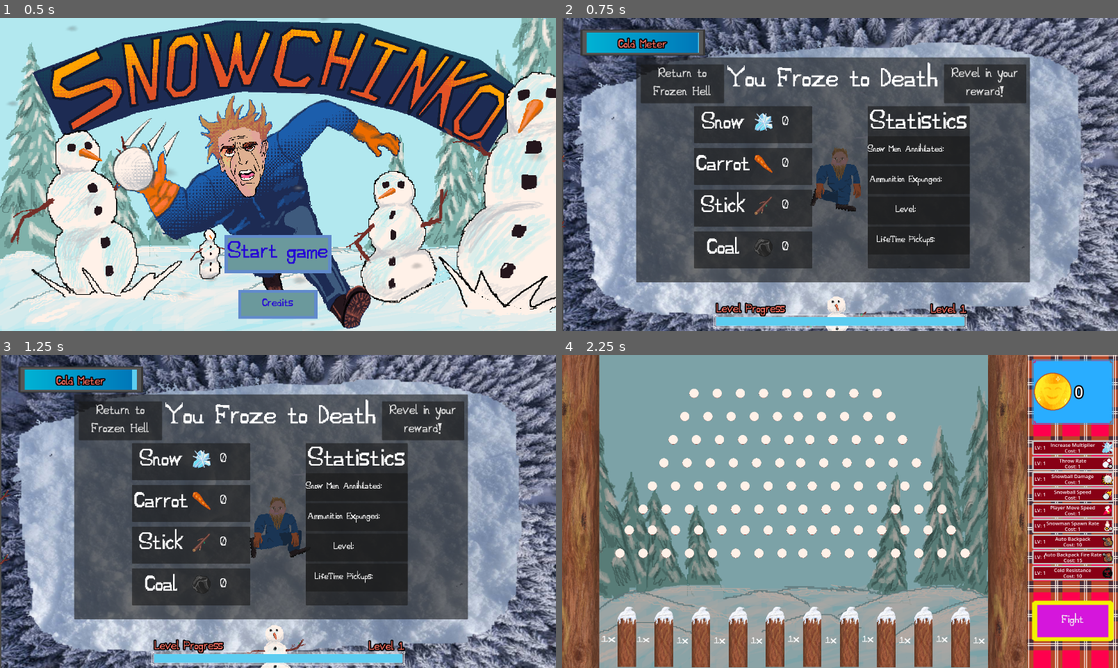
Above: before the commit, frames 1-4 (two rows, left to right).
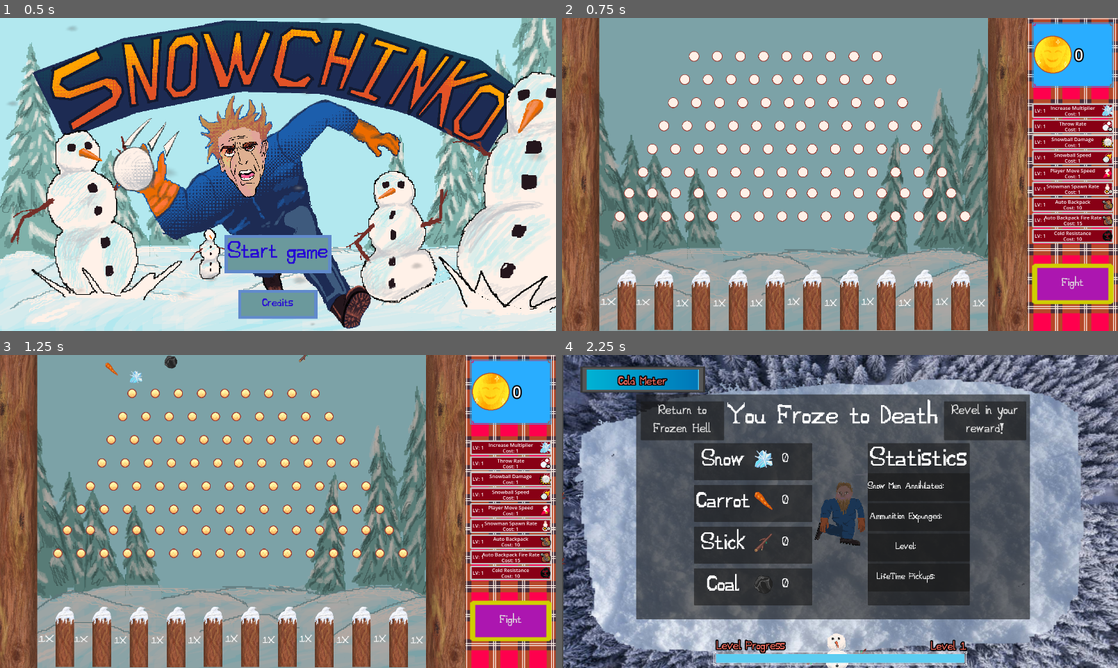
Above: after the commit, the same moments.

Repository: Parker-Vetter/snow-man-brawl
Game: Godot game, scene res://SceneManager/SceneManager.tscn
Same seed, same stepped clock (60 frames per second), same inputs: the game is played once before the commit and once after it.
Inputs (mouse positions are in pixels of both pictures, inside the frame that each line leads up to):
- Up to frame 1 (0.5 s): no input
- Up to frame 2 (0.75 s): click "Start game" at 0.5 s
- Up to frame 3 (1.25 s): no input
- Up to frame 4 (2.25 s): click (984, 420) at 1.25 s, where only the run before the commit has a clickable "Revel in your reward!"; click (1073, 621) at 2 s, where only the run after the commit has a clickable "Fight"

Frame 1 is identical in both runs. In frame 2, 97% of the frame differs, in the area x 0-100%, y 0-100%; in frame 3, 97%; in frame 4, 97%.
Error in both runs: Invalid call. Nonexistent function 'get_collected_object_count' in base 'Nil'. (res://MainGame/UI/death.gd:27)

Commit message:
Switches to PeggleDrop scene and upgrades
- Changes the scene switch to PeggleDrop from mainGame.
- Increases the max level of all upgrade arrays.
- Fixes a typo in the `add_pickup` function.

Diff:
--- a/MainMenu/main_menu.gd
+++ b/MainMenu/main_menu.gd
@@ -8,8 +8,8 @@
 @onready var credits: Node = $Credits
 @onready var spthank : Node = $Spthanks
 func startGame():
-	scene_manager.switch_scene(self, "res://MainGame/Scenes/mainGame.tscn", game_data)
-	#scene_manager.switch_scene(self, "res://PeggleDrop/PeggleDrop.tscn", game_data)
+	#scene_manager.switch_scene(self, "res://MainGame/Scenes/mainGame.tscn", game_data)
+	scene_manager.switch_scene(self, "res://PeggleDrop/PeggleDrop.tscn", game_data)
 	pass
 
 
--- a/SceneManager/GameData/game_data.gd
+++ b/SceneManager/GameData/game_data.gd
@@ -27,7 +27,7 @@
 	collected_objects[id] += amount
 	lifetime_collected_objects[id] += amount
 	resources_collected_this_level += amount
-	lifetime_pickup =+ amount
+	lifetime_pickup = + amount
 	if resources_collected_this_level >= level * 10:
 		ready_for_level_transition = true
 
@@ -83,32 +83,32 @@
 		return throw_rate_upgrades[throw_rate_upgrade_level]
 
 ## Damage of the main snowball
-@export var snowball_damage_upgrades: Array[int] = [1, 2, 3, 4, 5]
-@export var snowball_damage_upgrade_costs: Array[int] = [1, 10, 100, 1500]
+@export var snowball_damage_upgrades: Array[int] = [1, 2, 3, 4, 5, 8, 15, 25, 40, 60, 80, 100, 120, 140, 160, 180, 200, 220, 240, 260, 280, 300, 320, 340, 360, 380, 400, 420, 440, 460, 480, 500, 520, 540, 560, 580, 600, 620, 640, 660, 680, 700, 720, 740, 760, 780, 800, 820, 840, 860, 880, 900, 920, 940, 960, 980, 1000]
+@export var snowball_damage_upgrade_costs: Array[int] = [1, 10, 100, 1500, 3000, 6000, 12000, 24000, 48000, 96000, 192000, 384000, 768000, 1536000, 3072000, 6144000, 12288000, 24576000, 49152000, 98304000]
 @export var snowball_damage_upgrade_level: int = 0;
 var snowball_damage: int:
 	get:
 		return snowball_damage_upgrades[snowball_damage_upgrade_level]
 
 ## Speed of the main snowball
-@export var snowball_speed_upgrades: Array[float] = [150.0, 175.0, 200.0, 225.0, 250.0]
-@export var snowball_speed_upgrade_costs: Array[int] = [1, 10, 100, 1500]
+@export var snowball_speed_upgrades: Array[float] = [150.0, 175.0, 200.0, 225.0, 250.0, 300.0, 350.0, 400.0, 450.0, 500.0, 550.0, 600.0, 650.0, 700.0, 750.0, 800.0, 850.0, 900.0, 950.0, 1000.0]
+@export var snowball_speed_upgrade_costs: Array[int] = [1, 10, 100, 1500, 3000, 6000, 12000, 24000, 48000, 96000, 192000, 384000, 768000, 1536000, 3072000, 6144000, 12288000, 24576000, 49152000, 98304000]
 @export var snowball_speed_upgrade_level: int = 0;
 var snowball_speed: float:
 	get:
 		return snowball_speed_upgrades[snowball_speed_upgrade_level]
 
 ## Move speed of the player
-@export var player_move_speed_upgrades: Array[float] = [100.0, 150.0, 200.0, 300.0, 450.0]
-@export var player_move_speed_upgrade_costs: Array[int] = [1, 10, 100, 1500]
+@export var player_move_speed_upgrades: Array[float] = [100.0, 150.0, 200.0, 300.0, 450.0, 600.0, 750.0, 900.0, 1050.0, 1200.0, 1350.0, 1500.0, 1650.0, 1800.0, 1950.0, 2100.0, 2250.0, 2400.0, 2550.0, 2700.0]
+@export var player_move_speed_upgrade_costs: Array[int] = [1, 10, 100, 1500, 3000, 6000, 12000, 24000, 48000, 96000, 192000, 384000, 768000, 1536000, 3072000, 6144000, 12288000, 24576000, 49152000, 98304000]
 @export var player_move_speed_upgrade_level: int = 0;
 var player_move_speed: float:
 	get:
 		return player_move_speed_upgrades[player_move_speed_upgrade_level]
 
 ## Snowment per second spawn rate
-@export var snowman_spawn_rate_upgrades: Array[float] = [0.2, 0.5, 1.0, 1.5, 2.0]
-@export var snowman_spawn_rate_upgrade_costs: Array[int] = [1, 10, 100, 1500]
+@export var snowman_spawn_rate_upgrades: Array[float] = [0.2, 0.5, 1.0, 1.5, 2.0, 2.5, 3.0, 3.5, 4.0, 4.5, 5.0, 5.5, 6.0, 6.5, 7.0, 7.5, 8.0, 8.5, 9.0, 9.5, 10.0]
+@export var snowman_spawn_rate_upgrade_costs: Array[int] = [1, 10, 100, 1500, 3000, 6000, 12000, 24000, 48000, 96000, 192000, 384000, 768000, 1536000, 3072000, 6144000, 12288000, 24576000, 49152000, 98304000]
 @export var snowman_spawn_rate_upgrade_level: int = 0;
 var snowman_spawn_rate: float:
 	get:
@@ -122,8 +122,8 @@
 		return auto_backpack_upgrades[auto_backpack_upgrade_level]
 
 ## Snowballs per second for the auto backpack
-@export var auto_backpack_fire_rate_upgrades: Array[float] = [0.5, 0.75, 1.0, 1.25, 1.5]
-@export var auto_backpack_fire_rate_upgrade_costs: Array[int] = [15, 30, 60, 120, 240]
+@export var auto_backpack_fire_rate_upgrades: Array[float] = [0.5, 0.75, 1.0, 1.25, 1.5, 1.75, 2.0, 2.25, 2.5, 2.75, 3.0, 3.25, 3.5, 3.75, 4.0, 4.25, 4.5, 4.75, 5.0, 5.25, 5.5, 5.75, 6.0, 6.25, 6.5, 6.75, 7.0, 7.25, 7.5, 7.75, 8.0, 8.25, 8.5, 8.75, 9.0, 9.25, 9.5, 9.75, 10.0]
+@export var auto_backpack_fire_rate_upgrade_costs: Array[int] = [15, 30, 60, 120, 240, 400, 600, 800, 1000, 1200, 1400, 1600, 1800, 2000, 2200, 2400, 2600, 2800, 3000, 3200, 3400, 3600, 3800, 4000, 4200, 4400, 4600, 4800, 5000, 5200, 5400, 5600, 5800, 6000, 6200, 6400, 6600, 6800, 7000]
 @export var auto_backpack_fire_rate_upgrade_level: int = 0;
 var auto_backpack_fire_rate: float:
 	get:
--- a/SceneManager/GameData/game_data.tres
+++ b/SceneManager/GameData/game_data.tres
@@ -4,9 +4,9 @@
 
 [resource]
 script = ExtResource("1_lsqfl")
-collected_objects = Dictionary[String, Variant]({
-"carrot": 0,
-"coal": 0,
-"snow": 0,
-"stick": 0
+lifetime_collected_objects = Dictionary[String, Variant]({
+"carrot": 1,
+"coal": 1,
+"snow": 1,
+"stick": 1
 })
